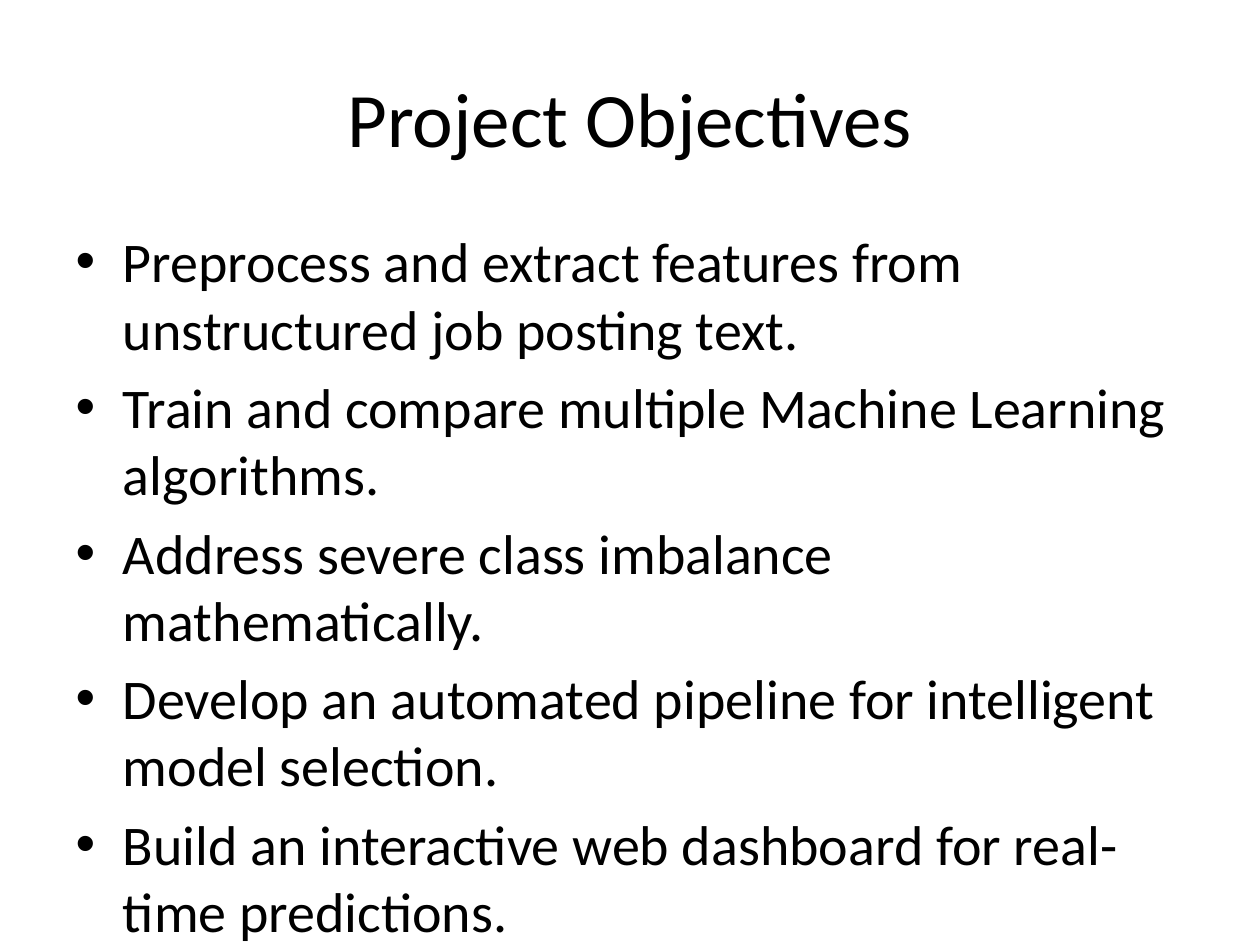
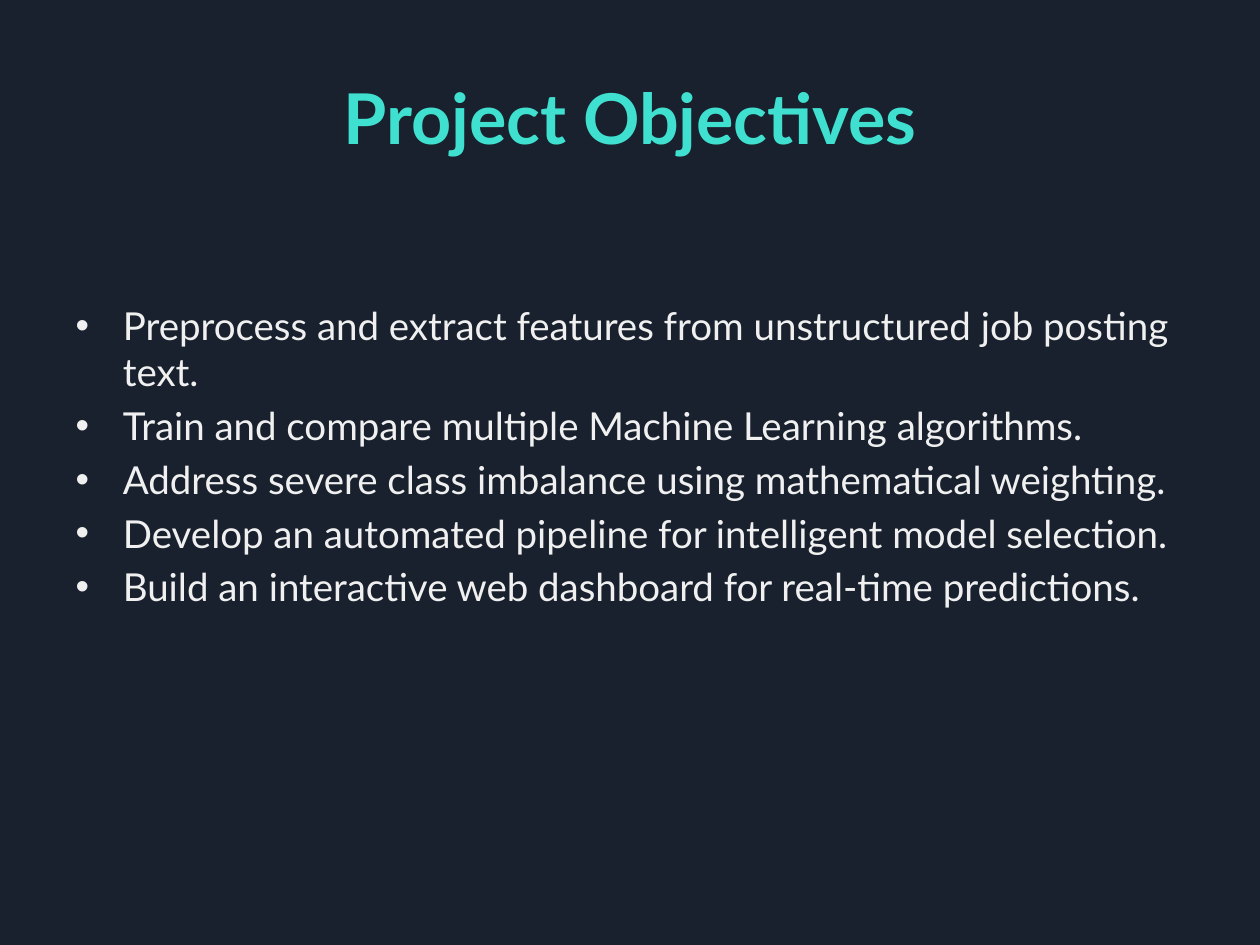
Before and after one commit to samreenrizvii/fake_job_detection, a slide deck: slide 3 of docs/TrueJob_Presentation.pptx. Drawn at 1260x945 pixels with LibreOffice and Linux fonts; fonts in the diff are those of the drawing. Boxes give left, top, right and bottom in pixels: in the first picture for what was removed or moved away, otherwise in the second. Text is boxed around its words. In the diff, an @@ line names an element or a change of style, - is before the commit and + after.

Commit message:
Enhance PPT presentation with a dark cyan theme

```diff
--- a/docs/TrueJob_Presentation.pptx
+++ b/docs/TrueJob_Presentation.pptx
@@ background #FFFFFF to #18212D @@
@@ title "Project Objectives" at box(343, 92, 916, 157): size 44 to 40 pt, font Calibri to Lato, text colour #000000 to #40E0D0, bold on @@
@@ text at box(123, 311, 1168, 608): size 32 to 22 pt, font Calibri to Lato, text colour #000000 to #F0F0F0 in "Preprocess and extract features from unstructured job ...", "Train and compare multiple Machine Learning algorithms.", "Develop an automated pipeline for intelligent model ...", "Build an interactive web dashboard for real-time ..."; less space between paragraphs @@
@@ text at box(123, 465, 1166, 501): text changed; size 32 to 22 pt; font Calibri to Lato; text colour #000000 to #F0F0F0 @@
-• Address severe class imbalance mathematically.
+• Address severe class imbalance using mathematical weighting.
```
Also in this commit, not shown: 9 other slides changed, 1 other file.
